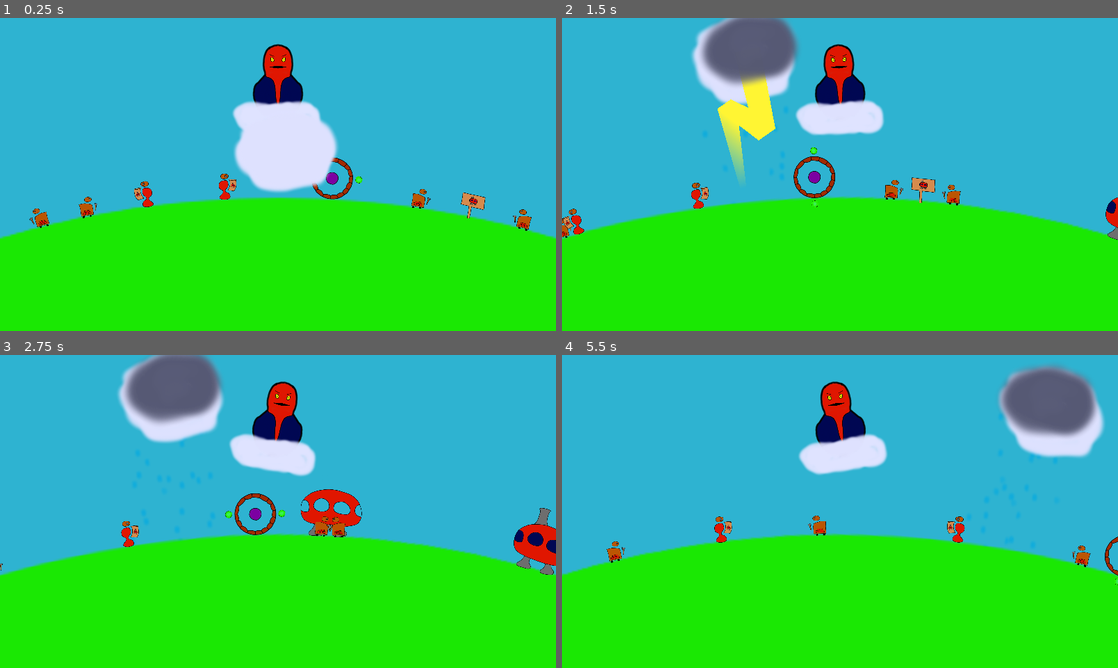
Above: before the commit, frames 1-4 (two rows, left to right).
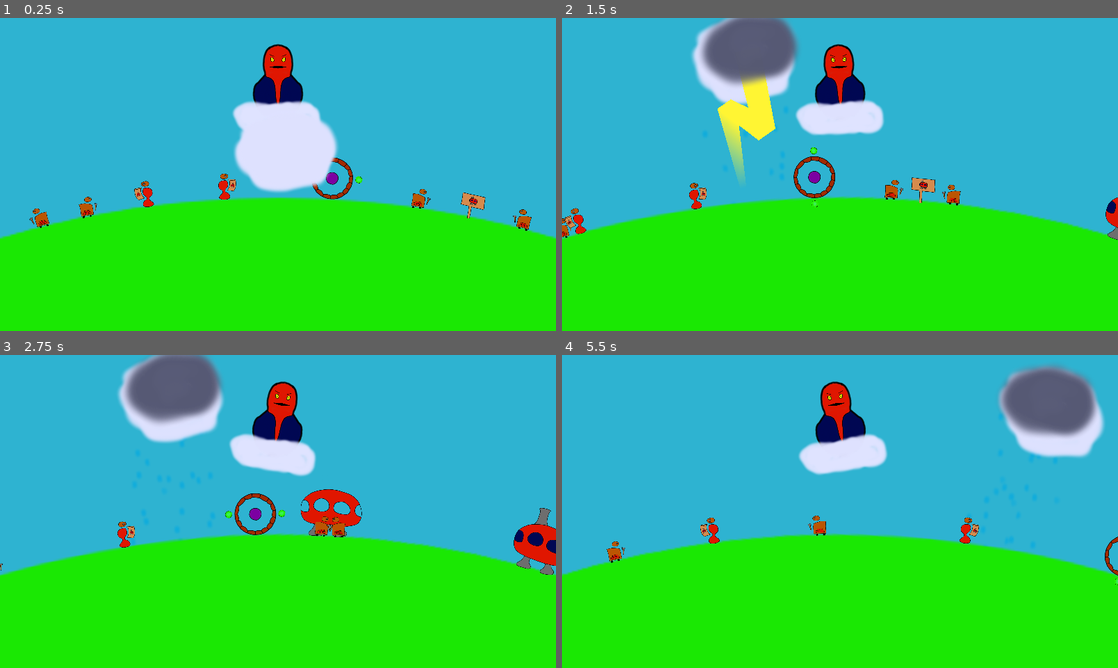
Above: after the commit, the same moments.

Repository: MANM-ANMM/jam_orage_o_rage
Game: Godot game, scene res://scene/main.tscn
Same seed, same stepped clock (60 frames per second), same inputs: the game is played once before the commit and once after it.
Inputs (mouse positions are in pixels of both pictures, inside the frame that each line leads up to):
- Up to frame 1 (0.25 s): no input
- Up to frame 2 (1.5 s): tap Enter (ui_accept) at 0.5, 0.77 s; move the mouse to (962, 158) at 0.52 s; hold Right (move_right) 0.53-1.28 s; click (962, 158) at 0.6 s; move the mouse to (728, 190) at 1.27 s; hold Left (move_left) from 1.28 s (still down); click (728, 190) at 1.35 s
- Up to frame 3 (2.75 s): tap Enter (ui_accept) at 1.52 s; move the mouse to (333, 442) at 2.02 s; release Left (move_left) at 2.03 s; hold Right (move_right) from 2.03 s (still down); click (333, 442) at 2.1 s
- Up to frame 4 (5.5 s): move the mouse to (812, 574) at 2.77 s; click (812, 574) at 2.85 s; tap Enter (ui_accept) at 3.02, 3.77, 4.52 s; move the mouse to (1006, 558) at 3.52 s; release Right (move_right) at 3.53 s; hold Left (move_left) from 3.53 s (still down); click (1006, 558) at 3.6 s; move the mouse to (673, 464) at 4.27 s; click (673, 464) at 4.35 s; move the mouse to (867, 511) at 5.02 s; click (867, 511) at 5.1 s

The runs differ from the first frame. In frame 1, 0.1% of the frame differs, in the area x 24-43%, y 49-61%; in frame 2, 0.2%; in frame 3, 0.2%; in frame 4, 0.7%, in the area x 24-96%, y 51-68%.
Error before the commit: Cannot call method 'instantiate' on a null value. (res://script/personnages/personnage.gd:54)

Commit message:
Sprite mort et carbonise

Diff:
--- a/scene/personnages/adeptes/adepte_constructeur.tscn
+++ b/scene/personnages/adeptes/adepte_constructeur.tscn
@@ -1,7 +1,9 @@
-[gd_scene load_steps=6 format=3 uid="uid://b0rirvskmpf7i"]
+[gd_scene load_steps=8 format=3 uid="uid://b0rirvskmpf7i"]
 
 [ext_resource type="PackedScene" uid="uid://b11tyoc8vc22q" path="res://scene/personnages/personnage.tscn" id="1_gbo7i"]
+[ext_resource type="PackedScene" uid="uid://cksxrsjs7fwf3" path="res://scene/personnages/adeptes/adepte_constructeur_carbo.tscn" id="2_5burj"]
 [ext_resource type="PackedScene" uid="uid://djdrod7i0doew" path="res://scene/personnages/constructeur.tscn" id="2_nsfdy"]
+[ext_resource type="PackedScene" uid="uid://dlf386j2qer52" path="res://scene/personnages/adeptes/adepte_constructeur_mort.tscn" id="3_i555b"]
 [ext_resource type="PackedScene" uid="uid://f4bj033thorm" path="res://scene/personnages/modes_deplacements/mode_deplacement_civil.tscn" id="3_jxjue"]
 [ext_resource type="Texture2D" uid="uid://bp8601utkl5te" path="res://sprite/adepte_constructeur.png" id="4_ea2dc"]
 
@@ -9,6 +11,8 @@
 radius = 6.0
 
 [node name="AdepteConstructeur" instance=ExtResource("1_gbo7i")]
+scene_carbo = ExtResource("2_5burj")
+scene_mort = ExtResource("3_i555b")
 
 [node name="CollisionShape2D" type="CollisionShape2D" parent="." index="0"]
 shape = SubResource("CircleShape2D_c6s6m")
--- /dev/null
+++ b/scene/personnages/adeptes/adepte_constructeur_carbo.tscn
@@ -0,0 +1,14 @@
+[gd_scene load_steps=3 format=3 uid="uid://cksxrsjs7fwf3"]
+
+[ext_resource type="Texture2D" uid="uid://msoawyes1com" path="res://sprite/adepte_constructeur_carbo.png" id="1_ttmmm"]
+[ext_resource type="Script" path="res://script/personnages/cadavre_carbo.gd" id="2_ss816"]
+
+[node name="AdepteConstructeurCarbo" type="Node2D"]
+
+[node name="AdepteConstructeurCarbo" type="Sprite2D" parent="."]
+position = Vector2(1.155, -3)
+scale = Vector2(0.07, 0.07)
+texture = ExtResource("1_ttmmm")
+region_enabled = true
+region_rect = Rect2(256, 0, 256, 256)
+script = ExtResource("2_ss816")
--- /dev/null
+++ b/scene/personnages/adeptes/adepte_constructeur_mort.tscn
@@ -0,0 +1,14 @@
+[gd_scene load_steps=3 format=3 uid="uid://dlf386j2qer52"]
+
+[ext_resource type="Texture2D" uid="uid://bkc8n5s43post" path="res://sprite/adepte_constructeur_mort.png" id="1_ovnho"]
+[ext_resource type="Script" path="res://script/personnages/cadavre_carbo.gd" id="1_vmbdg"]
+
+[node name="AdepteConstructeurMort" type="Node2D"]
+
+[node name="AdepteConstructeurMort" type="Sprite2D" parent="."]
+position = Vector2(1.155, -3)
+scale = Vector2(0.07, 0.07)
+texture = ExtResource("1_ovnho")
+region_enabled = true
+region_rect = Rect2(256, 0, 256, 256)
+script = ExtResource("1_vmbdg")
--- a/scene/personnages/adeptes/adepte_guerrier.tscn
+++ b/scene/personnages/adeptes/adepte_guerrier.tscn
@@ -1,7 +1,9 @@
-[gd_scene load_steps=8 format=3 uid="uid://b231choketrk2"]
+[gd_scene load_steps=10 format=3 uid="uid://b231choketrk2"]
 
 [ext_resource type="PackedScene" uid="uid://b11tyoc8vc22q" path="res://scene/personnages/personnage.tscn" id="1_cx1ck"]
+[ext_resource type="PackedScene" uid="uid://prut7go6bs1l" path="res://scene/personnages/adeptes/adepte_guerrier_carbo.tscn" id="2_4nnw2"]
 [ext_resource type="Texture2D" uid="uid://blg5blyn8rn" path="res://sprite/adepte_guerrier.png" id="2_7eaaw"]
+[ext_resource type="PackedScene" uid="uid://dgbo62wwykghi" path="res://scene/personnages/adeptes/adepte_guerrier_mort.tscn" id="3_88txt"]
 [ext_resource type="PackedScene" uid="uid://b4xjsv0naewry" path="res://scene/personnages/modes_deplacements/mode_deplacement_guerrier.tscn" id="3_mjftr"]
 [ext_resource type="PackedScene" uid="uid://bnogq2r2rhcu0" path="res://scene/personnages/arme.tscn" id="4_0odfj"]
 [ext_resource type="Texture2D" uid="uid://didjqssv5y81s" path="res://sprite/arme_adepte.png" id="5_24fgl"]
@@ -13,6 +15,8 @@
 radius = 3.0
 
 [node name="AdepteGuerrier" instance=ExtResource("1_cx1ck")]
+scene_carbo = ExtResource("2_4nnw2")
+scene_mort = ExtResource("3_88txt")
 
 [node name="AdepteGuerrier" type="Sprite2D" parent="." index="1"]
 scale = Vector2(0.07, 0.07)
--- /dev/null
+++ b/scene/personnages/adeptes/adepte_guerrier_carbo.tscn
@@ -0,0 +1,9 @@
+[gd_scene load_steps=3 format=3 uid="uid://prut7go6bs1l"]
+
+[ext_resource type="Texture2D" uid="uid://6ujn7ff5cax8" path="res://sprite/adepte_guerrier_carbo.png" id="1_c627q"]
+[ext_resource type="Script" path="res://script/personnages/cadavre_carbo.gd" id="2_8pxjw"]
+
+[node name="AdepteGuerrierCarbo" type="Sprite2D"]
+scale = Vector2(0.07, 0.07)
+texture = ExtResource("1_c627q")
+script = ExtResource("2_8pxjw")
--- /dev/null
+++ b/scene/personnages/adeptes/adepte_guerrier_mort.tscn
@@ -0,0 +1,9 @@
+[gd_scene load_steps=3 format=3 uid="uid://dgbo62wwykghi"]
+
+[ext_resource type="Texture2D" uid="uid://dan4gky2lrm6a" path="res://sprite/adepte_guerrier_mort.png" id="1_gtg3t"]
+[ext_resource type="Script" path="res://script/personnages/cadavre_carbo.gd" id="2_fpclv"]
+
+[node name="AdepteGuerrierMort" type="Sprite2D"]
+scale = Vector2(0.07, 0.07)
+texture = ExtResource("1_gtg3t")
+script = ExtResource("2_fpclv")
--- a/scene/personnages/adeptes/adepte_pose_chantier.tscn
+++ b/scene/personnages/adeptes/adepte_pose_chantier.tscn
@@ -1,17 +1,23 @@
-[gd_scene load_steps=6 format=3 uid="uid://dgx465jyd2y5w"]
+[gd_scene load_steps=8 format=3 uid="uid://dgx465jyd2y5w"]
 
 [ext_resource type="PackedScene" uid="uid://b11tyoc8vc22q" path="res://scene/personnages/personnage.tscn" id="1_kthtd"]
 [ext_resource type="PackedScene" uid="uid://c8np6dwgtsylx" path="res://scene/personnages/pose_chantier.tscn" id="2_26eel"]
+[ext_resource type="PackedScene" uid="uid://b68k7scr1mapa" path="res://scene/personnages/adeptes/adepte_pose_chantier_carbo.tscn" id="2_pjfxo"]
+[ext_resource type="PackedScene" uid="uid://g8wfbjrtrnef" path="res://scene/personnages/adeptes/adepte_pose_chantier_mort.tscn" id="3_6p673"]
 [ext_resource type="PackedScene" uid="uid://f4bj033thorm" path="res://scene/personnages/modes_deplacements/mode_deplacement_civil.tscn" id="4_f0d4c"]
 [ext_resource type="Texture2D" uid="uid://dnmt5li7m8w7i" path="res://sprite/adepte_pose_temple.png" id="4_q1yac"]
 
-[sub_resource type="CircleShape2D" id="CircleShape2D_ye7ry"]
-radius = 5.0
+[sub_resource type="CapsuleShape2D" id="CapsuleShape2D_l4x80"]
+radius = 4.0
+height = 22.0
 
 [node name="AdeptePoseChantier" instance=ExtResource("1_kthtd")]
+scene_carbo = ExtResource("2_pjfxo")
+scene_mort = ExtResource("3_6p673")
 
 [node name="CollisionShape2D" type="CollisionShape2D" parent="." index="0"]
-shape = SubResource("CircleShape2D_ye7ry")
+position = Vector2(0, -6)
+shape = SubResource("CapsuleShape2D_l4x80")
 debug_color = Color(0, 0.835294, 0.803922, 0.807843)
 
 [node name="PoseChantier" parent="." index="1" instance=ExtResource("2_26eel")]
--- /dev/null
+++ b/scene/personnages/adeptes/adepte_pose_chantier_carbo.tscn
@@ -0,0 +1,12 @@
+[gd_scene load_steps=3 format=3 uid="uid://b68k7scr1mapa"]
+
+[ext_resource type="Texture2D" uid="uid://g3bmgdqc2nvj" path="res://sprite/adepte_pose_temple_carbo.png" id="1_5l214"]
+[ext_resource type="Script" path="res://script/personnages/cadavre_carbo.gd" id="2_e5w12"]
+
+[node name="AdeptePoseChantierCarbo" type="Node2D"]
+
+[node name="Sprite2D" type="Sprite2D" parent="."]
+position = Vector2(1, -7.105)
+scale = Vector2(0.05, 0.05)
+texture = ExtResource("1_5l214")
+script = ExtResource("2_e5w12")
--- /dev/null
+++ b/scene/personnages/adeptes/adepte_pose_chantier_mort.tscn
@@ -0,0 +1,12 @@
+[gd_scene load_steps=3 format=3 uid="uid://g8wfbjrtrnef"]
+
+[ext_resource type="Script" path="res://script/personnages/cadavre_carbo.gd" id="1_k0tq5"]
+[ext_resource type="Texture2D" uid="uid://qrjkvr7s2yf6" path="res://sprite/adepte_pose_temple_mort.png" id="1_yboj0"]
+
+[node name="AdeptePoseChantierMort" type="Node2D"]
+
+[node name="AdeptePoseChantierMort" type="Sprite2D" parent="."]
+position = Vector2(1, -7.105)
+scale = Vector2(0.05, 0.05)
+texture = ExtResource("1_yboj0")
+script = ExtResource("1_k0tq5")
--- a/scene/personnages/apostats/apostat_constructeur.tscn
+++ b/scene/personnages/apostats/apostat_constructeur.tscn
@@ -1,7 +1,9 @@
-[gd_scene load_steps=6 format=3 uid="uid://nj36kcesrt1o"]
+[gd_scene load_steps=8 format=3 uid="uid://nj36kcesrt1o"]
 
 [ext_resource type="PackedScene" uid="uid://b11tyoc8vc22q" path="res://scene/personnages/personnage.tscn" id="1_1o57u"]
 [ext_resource type="PackedScene" uid="uid://f4bj033thorm" path="res://scene/personnages/modes_deplacements/mode_deplacement_civil.tscn" id="2_c7dt5"]
+[ext_resource type="PackedScene" uid="uid://bo52t3hafb80n" path="res://scene/personnages/apostats/apostat_constructeur_carbo.tscn" id="2_gg6xn"]
+[ext_resource type="PackedScene" uid="uid://xdl2xymqywai" path="res://scene/personnages/apostats/apostat_constructeur_mort.tscn" id="3_3vmqh"]
 [ext_resource type="PackedScene" uid="uid://djdrod7i0doew" path="res://scene/personnages/constructeur.tscn" id="3_gp4ti"]
 [ext_resource type="Texture2D" uid="uid://qd150axgu31e" path="res://sprite/apostat_constructeur.png" id="4_qtq7c"]
 
@@ -9,6 +11,8 @@
 radius = 6.0
 
 [node name="ApostatConstructeur" instance=ExtResource("1_1o57u")]
+scene_carbo = ExtResource("2_gg6xn")
+scene_mort = ExtResource("3_3vmqh")
 peuple = 1
 
 [node name="CollisionShape2D" type="CollisionShape2D" parent="." index="0"]
@@ -28,6 +32,6 @@
 debug_color = Color(0.784314, 0.113725, 1, 0.419608)
 
 [node name="Sprite2D" type="Sprite2D" parent="." index="4"]
-position = Vector2(0, -2)
+position = Vector2(0, -1)
 scale = Vector2(0.03, 0.03)
 texture = ExtResource("4_qtq7c")
--- /dev/null
+++ b/scene/personnages/apostats/apostat_constructeur_carbo.tscn
@@ -0,0 +1,9 @@
+[gd_scene load_steps=3 format=3 uid="uid://bo52t3hafb80n"]
+
+[ext_resource type="Texture2D" uid="uid://d1j0j3hei4yk5" path="res://sprite/apostat_constructeur_carbo.png" id="1_76rm1"]
+[ext_resource type="Script" path="res://script/personnages/cadavre_carbo.gd" id="2_p0d2t"]
+
+[node name="ApostatConstructeurCarbo" type="Sprite2D"]
+scale = Vector2(0.03, 0.03)
+texture = ExtResource("1_76rm1")
+script = ExtResource("2_p0d2t")
--- /dev/null
+++ b/scene/personnages/apostats/apostat_constructeur_mort.tscn
@@ -0,0 +1,9 @@
+[gd_scene load_steps=3 format=3 uid="uid://xdl2xymqywai"]
+
+[ext_resource type="Texture2D" uid="uid://blh71ap6adi5p" path="res://sprite/apostat_constructeur_mort.png" id="1_5g6tq"]
+[ext_resource type="Script" path="res://script/personnages/cadavre_carbo.gd" id="2_v7uj8"]
+
+[node name="ApostatConstructeurMort" type="Sprite2D"]
+scale = Vector2(0.03, 0.03)
+texture = ExtResource("1_5g6tq")
+script = ExtResource("2_v7uj8")
--- a/scene/personnages/apostats/apostat_guerrier.tscn
+++ b/scene/personnages/apostats/apostat_guerrier.tscn
@@ -1,8 +1,10 @@
-[gd_scene load_steps=8 format=3 uid="uid://b2yap1l1e3a52"]
+[gd_scene load_steps=10 format=3 uid="uid://b2yap1l1e3a52"]
 
 [ext_resource type="PackedScene" uid="uid://b11tyoc8vc22q" path="res://scene/personnages/personnage.tscn" id="1_1pcxc"]
 [ext_resource type="PackedScene" uid="uid://bnogq2r2rhcu0" path="res://scene/personnages/arme.tscn" id="2_b4pjv"]
+[ext_resource type="PackedScene" uid="uid://bkjj1rrsif60h" path="res://scene/personnages/apostats/apostat_guerrier_carbo.tscn" id="2_hv577"]
 [ext_resource type="Texture2D" uid="uid://b3ei2de1svhmi" path="res://sprite/arme_apostat.png" id="3_212xj"]
+[ext_resource type="PackedScene" uid="uid://cmci04x5lx716" path="res://scene/personnages/apostats/apostat_guerrier_mort.tscn" id="3_lrwku"]
 [ext_resource type="PackedScene" uid="uid://b4xjsv0naewry" path="res://scene/personnages/modes_deplacements/mode_deplacement_guerrier.tscn" id="3_o02gp"]
 [ext_resource type="Texture2D" uid="uid://mwkm1iuqvq1r" path="res://sprite/apostat_guerrier.png" id="4_hv2sp"]
 
@@ -13,6 +15,8 @@
 radius = 3.0
 
 [node name="ApostatGuerrier" instance=ExtResource("1_1pcxc")]
+scene_carbo = ExtResource("2_hv577")
+scene_mort = ExtResource("3_lrwku")
 peuple = 1
 speed = 15.0
 
--- /dev/null
+++ b/scene/personnages/apostats/apostat_guerrier_carbo.tscn
@@ -0,0 +1,9 @@
+[gd_scene load_steps=3 format=3 uid="uid://bkjj1rrsif60h"]
+
+[ext_resource type="Texture2D" uid="uid://x5c6qu5jd3l1" path="res://sprite/apostat_guerrier_carbo.png" id="1_mvnfl"]
+[ext_resource type="Script" path="res://script/personnages/cadavre_carbo.gd" id="2_bhlqg"]
+
+[node name="ApostatGuerrierCarbo" type="Sprite2D"]
+scale = Vector2(0.07, 0.07)
+texture = ExtResource("1_mvnfl")
+script = ExtResource("2_bhlqg")
--- /dev/null
+++ b/scene/personnages/apostats/apostat_guerrier_mort.tscn
@@ -0,0 +1,9 @@
+[gd_scene load_steps=3 format=3 uid="uid://cmci04x5lx716"]
+
+[ext_resource type="Texture2D" uid="uid://bqchgoh635g3m" path="res://sprite/apostat_guerrier_mort.png" id="1_b5rfx"]
+[ext_resource type="Script" path="res://script/personnages/cadavre_carbo.gd" id="1_eh75l"]
+
+[node name="ApostatGuerrierMort" type="Sprite2D"]
+scale = Vector2(0.07, 0.07)
+texture = ExtResource("1_b5rfx")
+script = ExtResource("1_eh75l")
--- a/scene/personnages/apostats/apostat_pose_chantier.tscn
+++ b/scene/personnages/apostats/apostat_pose_chantier.tscn
@@ -1,13 +1,17 @@
-[gd_scene load_steps=6 format=3 uid="uid://byjervgatwfll"]
+[gd_scene load_steps=8 format=3 uid="uid://byjervgatwfll"]
 
 [ext_resource type="PackedScene" uid="uid://b11tyoc8vc22q" path="res://scene/personnages/personnage.tscn" id="1_uhwoc"]
+[ext_resource type="PackedScene" uid="uid://b22nb8d81pb5p" path="res://scene/personnages/apostats/apostat_pose_chantier_carbo.tscn" id="2_rr6t0"]
 [ext_resource type="PackedScene" uid="uid://c8np6dwgtsylx" path="res://scene/personnages/pose_chantier.tscn" id="2_tdiab"]
+[ext_resource type="PackedScene" uid="uid://bbic7455ydcwd" path="res://scene/personnages/apostats/apostat_pose_chantier_mort.tscn" id="3_e0ied"]
 [ext_resource type="PackedScene" uid="uid://f4bj033thorm" path="res://scene/personnages/modes_deplacements/mode_deplacement_civil.tscn" id="3_yt62e"]
 [ext_resource type="Texture2D" uid="uid://ctq4x1uq7kkmy" path="res://sprite/apostat_pose_maison.png" id="4_ms722"]
 
 [sub_resource type="CircleShape2D" id="CircleShape2D_fgymf"]
 
 [node name="ApostatPoseChantier" instance=ExtResource("1_uhwoc")]
+scene_carbo = ExtResource("2_rr6t0")
+scene_mort = ExtResource("3_e0ied")
 peuple = 1
 
 [node name="CollisionShape2D" type="CollisionShape2D" parent="." index="0"]
--- a/scene/personnages/apostats/apostat_pose_chantier_carbo.tscn
+++ b/scene/personnages/apostats/apostat_pose_chantier_carbo.tscn
@@ -1,7 +1,9 @@
-[gd_scene load_steps=2 format=3 uid="uid://b22nb8d81pb5p"]
+[gd_scene load_steps=3 format=3 uid="uid://b22nb8d81pb5p"]
 
 [ext_resource type="Texture2D" uid="uid://q804qter4e4v" path="res://sprite/apostat_pose_maison_carbonize.png" id="1_wv4fb"]
+[ext_resource type="Script" path="res://script/personnages/cadavre_carbo.gd" id="2_sjw12"]
 
 [node name="apostat_pose_chantier_carbo" type="Sprite2D"]
 scale = Vector2(0.04, 0.04)
 texture = ExtResource("1_wv4fb")
+script = ExtResource("2_sjw12")
--- /dev/null
+++ b/scene/personnages/apostats/apostat_pose_chantier_mort.tscn
@@ -0,0 +1,9 @@
+[gd_scene load_steps=3 format=3 uid="uid://bbic7455ydcwd"]
+
+[ext_resource type="Texture2D" uid="uid://bptdtfqfecj1p" path="res://sprite/apostat_pose_maison_mort.png" id="1_4xi0w"]
+[ext_resource type="Script" path="res://script/personnages/cadavre_carbo.gd" id="2_jvlh4"]
+
+[node name="ApostatPoseChantierMort" type="Sprite2D"]
+scale = Vector2(0.04, 0.04)
+texture = ExtResource("1_4xi0w")
+script = ExtResource("2_jvlh4")
--- a/script/eclair.gd
+++ b/script/eclair.gd
@@ -33,4 +33,5 @@
 
 
 func _on_zone_foudre_body_entered(body):
-	body.subir_foudre(1)
+	if visible:
+		body.subir_foudre(1)
--- /dev/null
+++ b/script/personnages/cadavre_carbo.gd
@@ -0,0 +1,11 @@
+extends Sprite2D
+
+
+# Called when the node enters the scene tree for the first time.
+func _ready():
+	var tween := get_tree().create_tween()
+	tween.tween_interval(0.5)
+	var modu_disparaitre = modulate
+	modu_disparaitre.a = 0
+	tween.tween_property(self, "modulate", modu_disparaitre, 0.3)
+	tween.tween_callback(queue_free)
--- a/script/personnages/personnage.gd
+++ b/script/personnages/personnage.gd
@@ -53,6 +53,7 @@
 func mourrir():
 	var cadavre = select_scene_cadavre().instantiate()
 	cadavre.position = position
+	cadavre.rotation = rotation
 	add_sibling(cadavre)
 	queue_free()
 
Binary file added: sprite/adepte_constructeur_carbo.png
Not shown, added: sprite/adepte_constructeur_carbo.png.import
Binary file added: sprite/adepte_constructeur_mort.png
Not shown, added: sprite/adepte_constructeur_mort.png.import
Binary file added: sprite/adepte_guerrier_carbo.png
Not shown, added: sprite/adepte_guerrier_carbo.png.import
Binary file added: sprite/adepte_guerrier_mort.png
Not shown, added: sprite/adepte_guerrier_mort.png.import
Binary file added: sprite/adepte_pose_temple_carbo.png
Not shown, added: sprite/adepte_pose_temple_carbo.png.import
Binary file added: sprite/adepte_pose_temple_mort.png
Not shown, added: sprite/adepte_pose_temple_mort.png.import
(and 24 more such lines)
